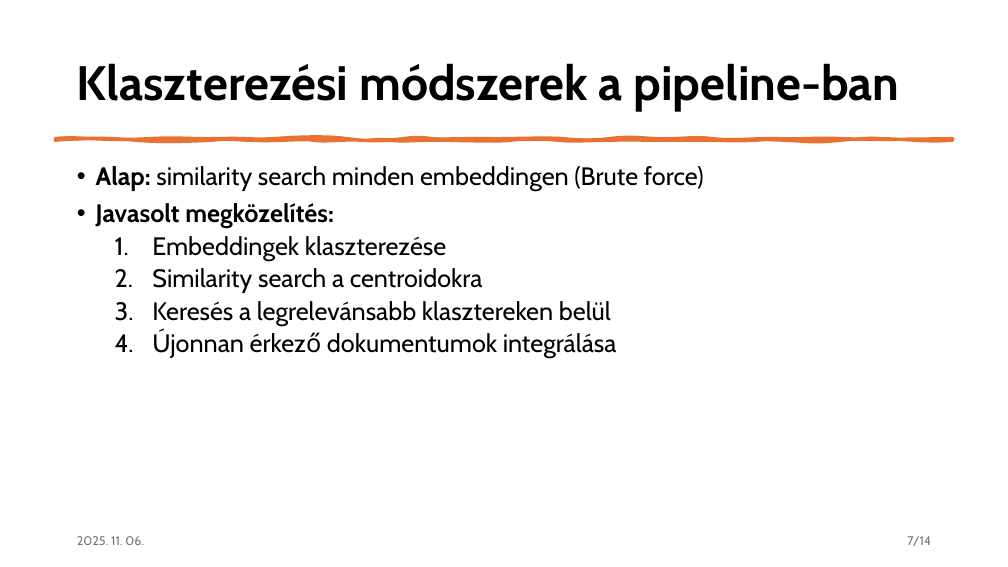
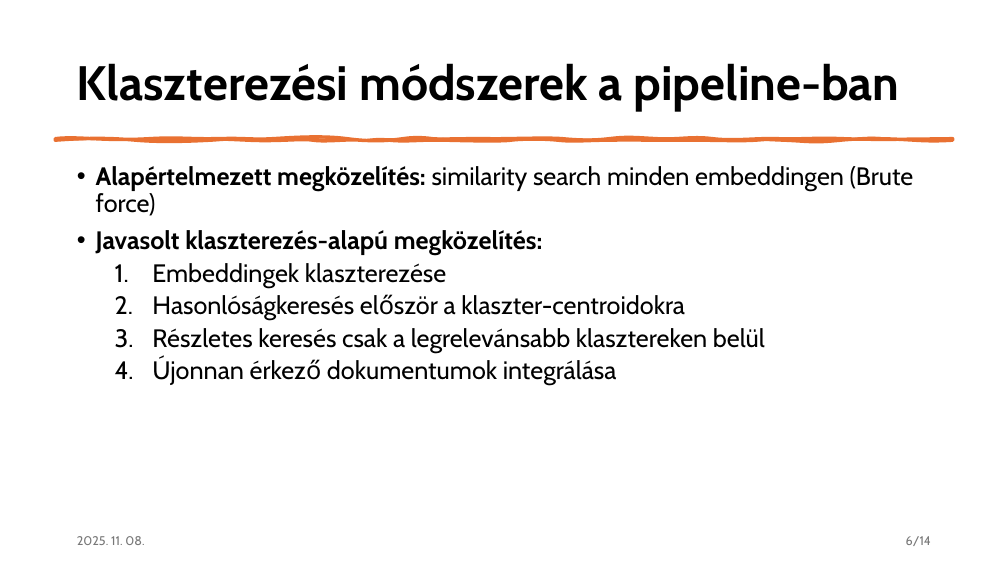
Before and after one commit to czotterbenedek/rag-onlineclustering-optimization, a slide deck: slide 6 of tdk/tdk_v1.pptx (slide 7 before the commit). Drawn at 1008x567 pixels with LibreOffice and Linux fonts; fonts in the diff are those of the drawing. Boxes give left, top, right and bottom in pixels: in the first picture for what was removed or moved away, otherwise in the second. Text is boxed around its words. In the diff, an @@ line names an element or a change of style, - is before the commit and + after.

```diff
--- a/tdk/tdk_v1.pptx
+++ b/tdk/tdk_v1.pptx
@@ text at (96,166,914,256): text changed; bold on @@
-• Alap: similarity search minden embeddingen (Brute force)
-• Javasolt megközelítés:
+• Alapértelmezett megközelítés: similarity search minden embeddingen (Brute force)
+• Javasolt klaszterezés-alapú megközelítés:
@@ text at (152,295,765,353): text changed @@
-  2. Similarity search a centroidokra
-  3. Keresés a legrelevánsabb klasztereken belül
+  2. Hasonlóságkeresés először a klaszter-centroidokra
+  3. Részletes keresés csak a legrelevánsabb klasztereken belül
@@ text at (77,536,144,545): text changed @@
-2025. 11. 06.
+2025. 11. 08.
@@ page number at (906,536,931,546): text changed @@
-7/14
+6/14
```
Also in this commit, not shown: 20 other slides changed, 1 other file.
